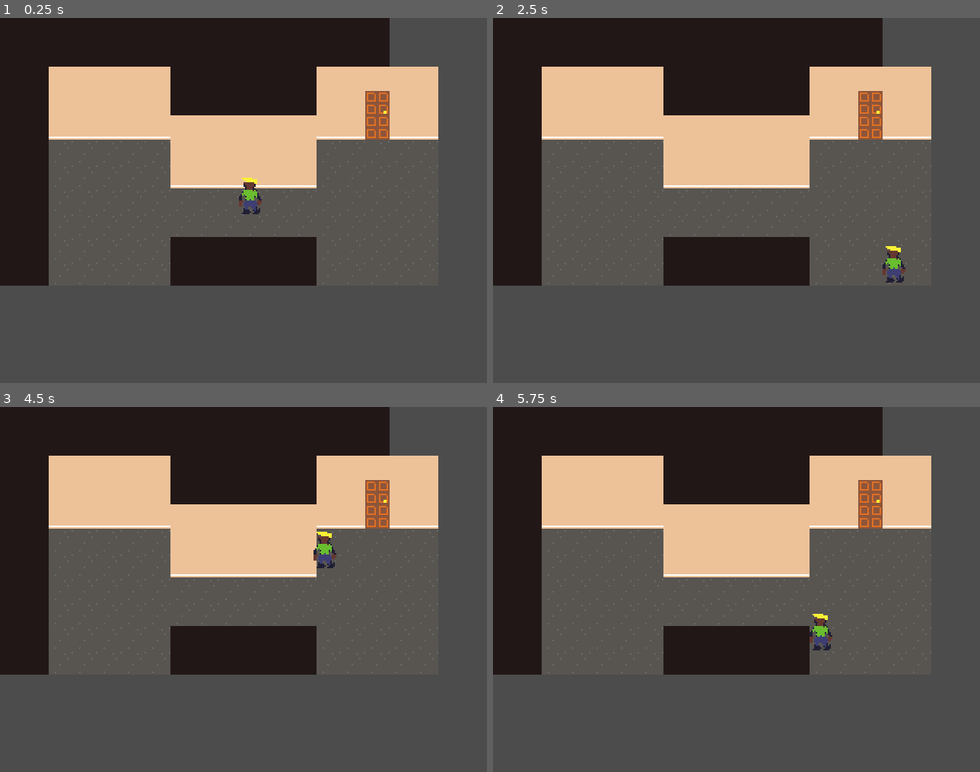
Above: before the commit, frames 1-4 (two rows, left to right).
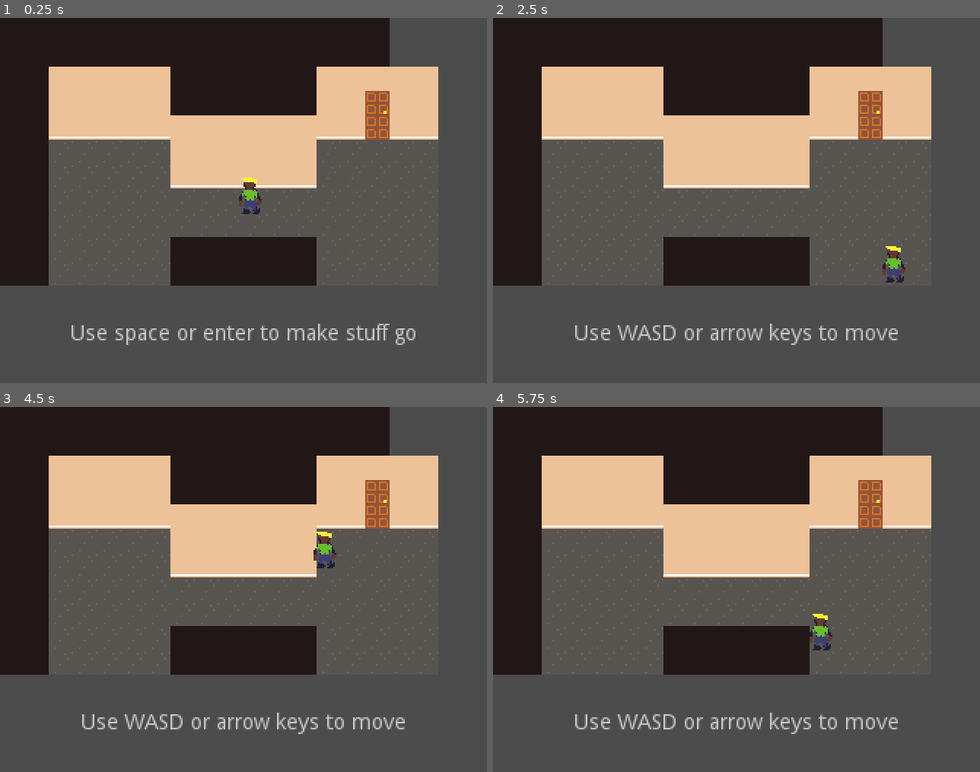
Above: after the commit, the same moments.

Repository: cag/ld42
Game: Godot game, scene res://house.tscn
Same seed, same stepped clock (60 frames per second), same inputs: the game is played once before the commit and once after it.
Inputs:
- Up to frame 1 (0.25 s): no input
- Up to frame 2 (2.5 s): tap Enter (ui_accept) at 0.5, 1.35, 1.52, 1.82 s; hold Right (ui_right) 0.53-1.28 s; hold Enter (ui_accept) 0.53-1.28 s; hold Down (ui_down) 1.28-2.03 s; hold Right (ui_right) from 2.03 s (still down); hold Enter (ui_accept) from 2.03 s (still down)
- Up to frame 3 (4.5 s): release Right (ui_right) at 2.78 s; release Enter (ui_accept) at 2.78 s; hold Up (ui_up) 2.78-3.53 s; tap Enter (ui_accept) at 2.85, 3.02, 3.32, 4.35 s; hold Enter (ui_accept) 3.53-4.28 s; hold Left (ui_left) from 3.53 s (still down)
- Up to frame 4 (5.75 s): tap Enter (ui_accept) at 4.52, 4.82 s; release Left (ui_left) at 5.03 s; hold Down (ui_down) from 5.03 s (still down); hold Enter (ui_accept) from 5.03 s (still down)

The runs differ from the first frame. In frame 1, 1.1% of the frame differs, in the area x 14-86%, y 83-90%; in frame 2, 1.1%; in frame 3, 1.1%; in frame 4, 1.1%.
Error after the commit: Parse Error: Too few arguments for "spawn_cat_at()" call. Expected at least 2. (res://CatManager.gd:89)

Commit message:
Made tutorial

Diff:
--- a/Cat.gd
+++ b/Cat.gd
@@ -195,5 +195,4 @@
 			var contact_normal = (body.global_position - global_position).normalized()
 			apply_impulse(Vector2(), -1000.0 * contact_normal)
 			body.apply_impulse(Vector2(), 1000.0 * contact_normal)
-			manager.spawn_cat_at(contact_pos)
-			$AudioStreamPlayer2D2.play()
+			manager.spawn_cat_at(contact_pos, null)
--- a/CatManager.gd
+++ b/CatManager.gd
@@ -1,4 +1,6 @@
 extends Node
+
+signal spawn
 
 var protocat = preload("res://Cat.tscn")
 export(NodePath) var entities
@@ -41,15 +43,18 @@
 			# point is in the navigation polygon
 			return pt
 
-func spawn_cat_at(pos):
+func spawn_cat_at(pos, gender):
 	var cat = protocat.instance()
 	cat.global_position = pos
 	cat.manager = self
 
-	if randf() < 0.5:
-		cat.gender = "male"
+	if gender:
+		cat.gender = gender
 	else:
-		cat.gender = "female"
+		if randf() < 0.5:
+			cat.gender = "male"
+		else:
+			cat.gender = "female"
 
 	cat_count += 1
 	spawn_probe_counter += 1
@@ -60,10 +65,12 @@
 		get_node(debug_label).text = str(cat_count)
 
 	get_node(entities).add_child(cat)
+	cat.get_node("AudioStreamPlayer2D2").play()
+	emit_signal("spawn")
 	return cat
 
-func spawn_cat_somewhere():
-	return spawn_cat_at(rand_pt_in_navpoly())
+func spawn_cat_somewhere(gender):
+	return spawn_cat_at(rand_pt_in_navpoly(), gender)
 
 func _ready():
 	navpoly = $Navigation2D/NavigationPolygonInstance.navpoly
@@ -80,7 +87,6 @@
 			var entnode = get_node(entities)
 			var parent = entnode.get_child(randi() % entnode.get_child_count())
 			var cat = spawn_cat_at(parent.global_position + 3.0 * Vector2(randf(), randf()))
-			cat.get_node("AudioStreamPlayer2D2").play()
 	else:
 		spawn_probe_timer += delta
 		if spawn_probe_timer >= 1.0:
--- a/Checker.gd
+++ b/Checker.gd
@@ -1,4 +1,6 @@
 extends Node2D
+
+signal message_done
 
 # class member variables go here, for example:
 # var a = 2
@@ -42,6 +44,7 @@
 func _input(event):
 	if textbox.visible and event.is_action_pressed("ui_accept") and textbox.get_node("Label").percent_visible >= 1.0:
 		textbox.visible = false
+		emit_signal("message_done")
 
 #func _process(delta):
 #	# Called every frame. Delta is time since last frame.
--- a/Person.gd
+++ b/Person.gd
@@ -1,4 +1,8 @@
 extends RigidBody2D
+
+signal moving
+signal pickup
+signal putdown
 
 export(NodePath) var cat_manager_path
 onready var cat_manager = get_node(cat_manager_path)
@@ -23,6 +27,7 @@
 		dir.y -= 1
 
 	if dir != Vector2():
+		emit_signal("moving")
 		dir = dir.normalized()
 		add_force(Vector2(), dir * movement_force_mag)
 
@@ -53,9 +58,11 @@
 			var first_cat = bodies[first_cat_id]
 			held_obj = first_cat
 			first_cat.get_picked_up(self)
+			emit_signal("pickup")
 			$AudioStreamPlayer2.play()
 		elif held_obj:
 			held_obj.get_put_down()
+			emit_signal("putdown")
 			$AudioStreamPlayer3.play()
 			held_obj = null
 
--- a/house.gd
+++ b/house.gd
@@ -1,13 +1,81 @@
 extends Node2D
+
+signal confirm
 
 # class member variables go here, for example:
 # var a = 2
 # var b = "textvar"
+export(NodePath) var hints_path
+onready var hints = get_node(hints_path)
+export(NodePath) var checker_path
+onready var checker = get_node(checker_path)
+export(NodePath) var person_path
+onready var person = get_node(person_path)
+export(NodePath) var cat_manager_path
+onready var cat_manager = get_node(cat_manager_path)
+
+func _input(event):
+	if event.is_action_pressed("ui_accept"):
+		emit_signal("confirm")
 
 func _ready():
-	# Called when the node is added to the scene for the first time.
-	# Initialization here
-	pass
+	hints.visible = true
+	hints.text = "Use space or enter to make stuff go"
+	yield(get_tree().create_timer(1.0), "timeout")
+	yield(self, "confirm")
+	hints.visible = false
+
+	yield(get_tree().create_timer(1.0), "timeout")
+
+	hints.visible = true
+	hints.text = "Use WASD or arrow keys to move"
+	yield(get_tree().create_timer(1.0), "timeout")
+	yield(person, "moving")
+	hints.visible = false
+
+	yield(get_tree().create_timer(1.0), "timeout")
+
+	hints.visible = true
+	cat_manager.spawn_cat_somewhere("female")
+	hints.text = "Use space or enter to pick up a cat"
+	yield(get_tree().create_timer(1.0), "timeout")
+	cat_manager.fullcat = true
+	yield(person, "pickup")
+
+	hints.text = "Use space or enter again to put down a cat"
+	yield(person, "putdown")
+	hints.visible = false
+
+	hints.visible = true
+	hints.text = "Cats can reproduce when an adult male bumps into an adult female"
+	yield(get_tree().create_timer(1.0), "timeout")
+	cat_manager.spawn_cat_somewhere("male")
+	yield(cat_manager, "spawn")
+	hints.visible = false
+
+	yield(get_tree().create_timer(1.0), "timeout")
+
+	hints.visible = true
+	hints.text = "You should probably not let them do that"
+	yield(get_tree().create_timer(1.0), "timeout")
+	yield(self, "confirm")
+	hints.visible = false
+
+	yield(get_tree().create_timer(1.0), "timeout")
+
+	checker.enter()
+	yield(get_tree().create_timer(1.0), "timeout")
+	checker.say("hey, roomie, what's up")
+	yield(checker, "message_done")
+	checker.say("i gotta go do laundry, but i'll be back real soon")
+	yield(checker, "message_done")
+	checker.say("don't let the cats destroy the house okay")
+	yield(checker, "message_done")
+	checker.say("that would really suck and drive rent up")
+	yield(checker, "message_done")
+	yield(get_tree().create_timer(.5), "timeout")
+	checker.exit()
+	yield(get_tree().create_timer(1.0), "timeout")
 
 #func _process(delta):
 #	# Called every frame. Delta is time since last frame.
--- a/house.tscn
+++ b/house.tscn
@@ -16,6 +16,10 @@
 [node name="Node2D" type="Node2D" index="0"]
 
 script = ExtResource( 1 )
+hints_path = NodePath("Hints")
+checker_path = NodePath("YSort/Checker")
+person_path = NodePath("YSort/Person")
+cat_manager_path = NodePath("CatManager")
 
 [node name="ColorRect" type="ColorRect" parent="." index="0"]
 
@@ -105,7 +109,35 @@
 lines_skipped = 0
 max_lines_visible = -1
 
-[node name="Textbox" type="Polygon2D" parent="." index="5"]
+[node name="Hints" type="Label" parent="." index="5"]
+
+visible = false
+anchor_left = 0.0
+anchor_top = 0.0
+anchor_right = 0.0
+anchor_bottom = 0.0
+margin_left = 8.0
+margin_top = 184.0
+margin_right = 312.0
+margin_bottom = 232.0
+rect_pivot_offset = Vector2( 0, 0 )
+rect_clip_content = false
+mouse_filter = 2
+mouse_default_cursor_shape = 0
+size_flags_horizontal = 1
+size_flags_vertical = 4
+custom_colors/font_color = Color( 0.792969, 0.792969, 0.792969, 1 )
+text = "lorem baby"
+align = 1
+valign = 1
+autowrap = true
+clip_text = true
+percent_visible = 1.0
+lines_skipped = 0
+max_lines_visible = -1
+_sections_unfolded = [ "custom_colors", "custom_fonts" ]
+
+[node name="Textbox" type="Polygon2D" parent="." index="6"]
 
 visible = false
 position = Vector2( 8, 184 )
